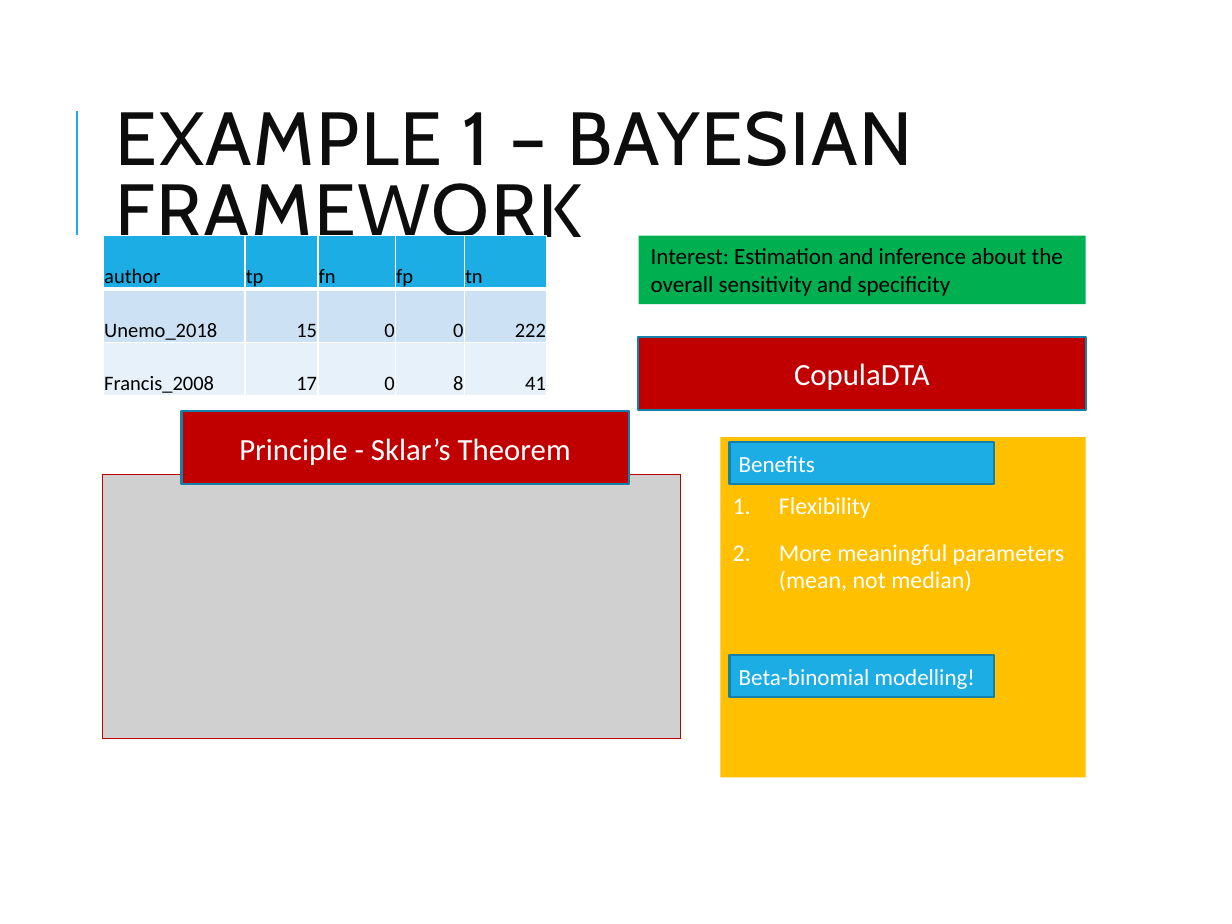
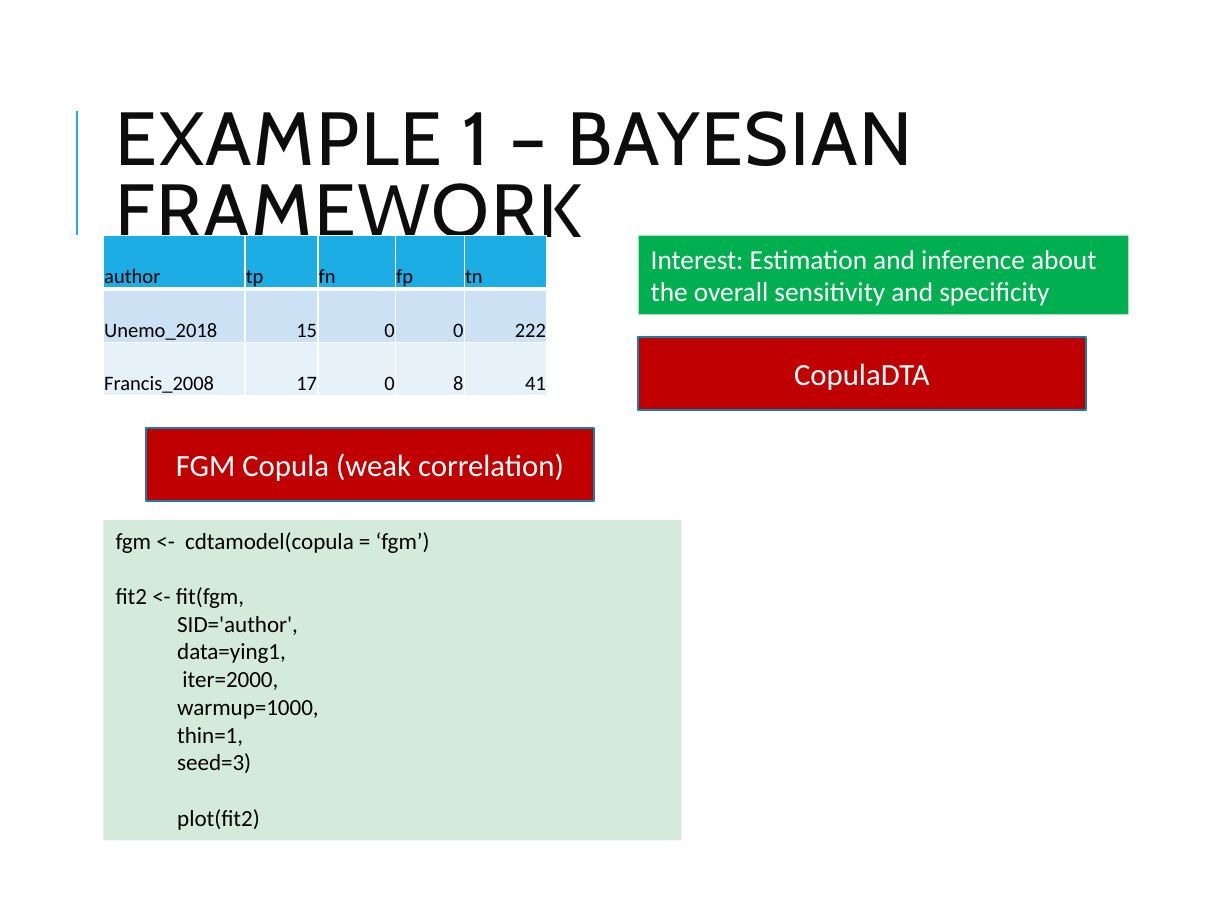
Before and after one commit to VNyaga/ESMARConf2023, a slide deck: slide 18 of PPT/ESMAR.pptx (slide 15 before the commit). Drawn at 1232x924 pixels with LibreOffice and Linux fonts; fonts in the diff are those of the drawing; grey boxes stand for pictures. Boxes give left, top, right and bottom in pixels: in the first picture for what was removed or moved away, otherwise in the second. Text is boxed around its words. In the diff, an @@ line names an element or a change of style, - is before the commit and + after.

```diff
--- a/PPT/ESMAR.pptx
+++ b/PPT/ESMAR.pptx
@@ rectangle "Interest: Estimation and inference about ...": place and size @@
-rectangle "Interest: Estimation and inference about ..." at [638,235,1085,304]
+rectangle "Interest: Estimation and inference about ..." at [638,235,1129,314]
@@ rectangle "Interest: Estimation and inference about ..." at [638,235,1129,314]: size 13.5 to 16 pt, text colour #000000 to #FFFFFF @@
@@ rectangle removed at [181,411,628,485] @@
-Principle - Sklar’s Theorem
@@ rectangle added at [147,428,594,501], fill #C00000, outline #1580A9 1.25 pt, 18 pt, text #FFFFFF @@
+FGM Copula (weak correlation)
@@ rectangle removed at [721,437,1085,777] @@
-1. Flexibility
-2. More meaningful parameters (mean, not median)
@@ rectangle removed at [729,442,994,485] @@
-Benefits
@@ picture removed at [102,474,680,739] @@
@@ rectangle added at [103,520,681,840], fill #D4EBDB, 13.5 pt, text #000000 @@
+fgm <- cdtamodel(copula = ‘fgm’)
+fit2 <- fit(fgm,
+  SID='author',
+  data=ying1,
+  iter=2000,
+  warmup=1000,
+  thin=1,
+  seed=3)
+  plot(fit2)
@@ rectangle removed at [729,655,994,699] @@
-Beta-binomial modelling!
```
Also in this commit, not shown: 11 other slides changed, 6 slides added, 2 other files.
